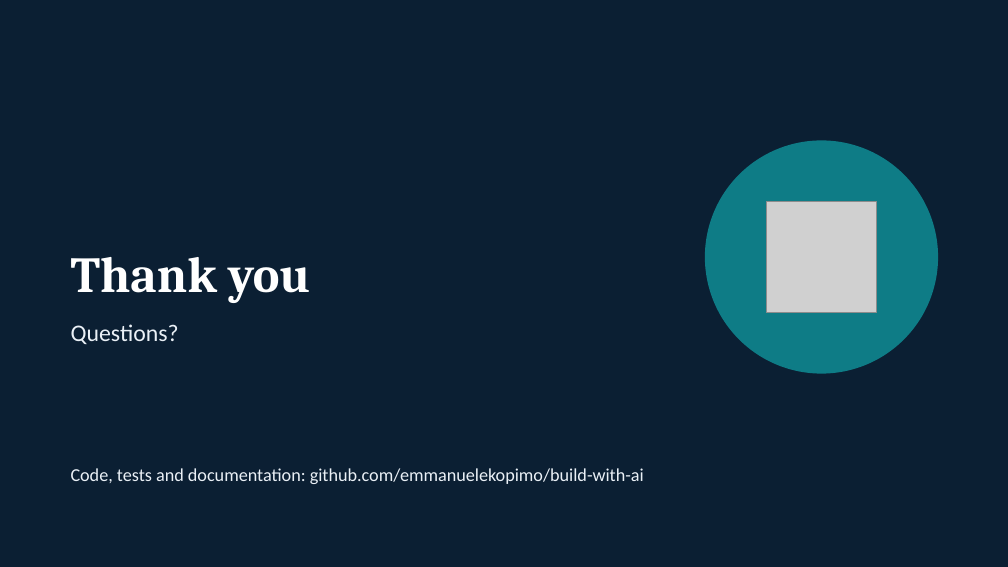
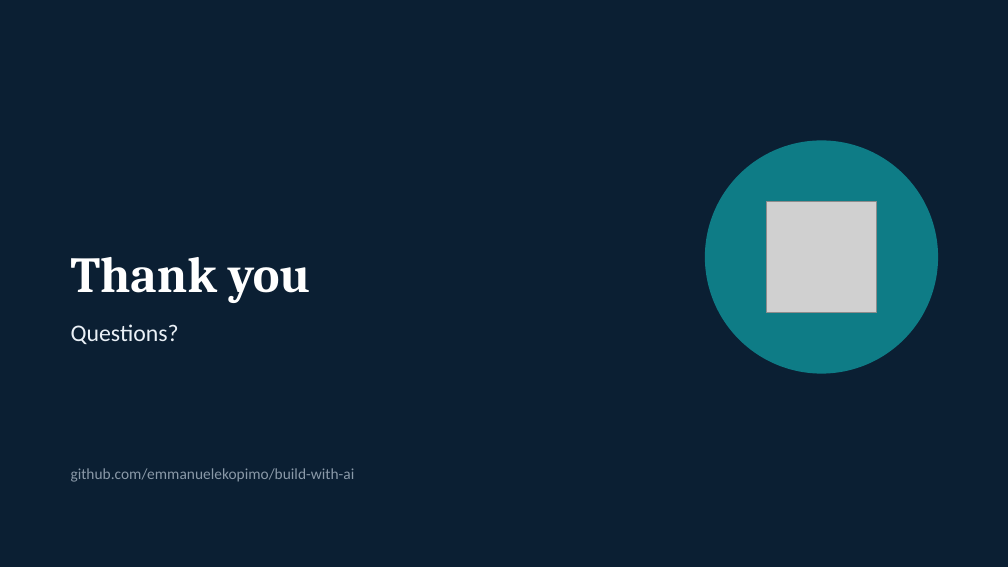
Before and after one commit to emmanuelekopimo/build-with-ai, a slide deck: slide 15 of docs/SIWES-Presentation-HiiT-Plc-IoT-Trojan-Detector.pptx (slide 24 before the commit). Drawn at 1008x567 pixels with LibreOffice and Linux fonts; fonts in the diff are those of the drawing; grey boxes stand for pictures. Boxes give left, top, right and bottom in pixels: in the first picture for what was removed or moved away, otherwise in the second. Text is boxed around its words. In the diff, an @@ line names an element or a change of style, - is before the commit and + after.

```diff
--- a/docs/SIWES-Presentation-HiiT-Plc-IoT-Trojan-Detector.pptx
+++ b/docs/SIWES-Presentation-HiiT-Plc-IoT-Trojan-Detector.pptx
@@ text at box(71, 468, 355, 482): text changed; size 13 to 11 pt; text colour #EAF0F6 to #8A99A8 @@
-Code, tests and documentation: github.com/emmanuelekopimo/build-with-ai
+github.com/emmanuelekopimo/build-with-ai
```
Also in this commit, not shown: 11 other slides changed, 2 slides added, 11 slides removed, 1 other file.
